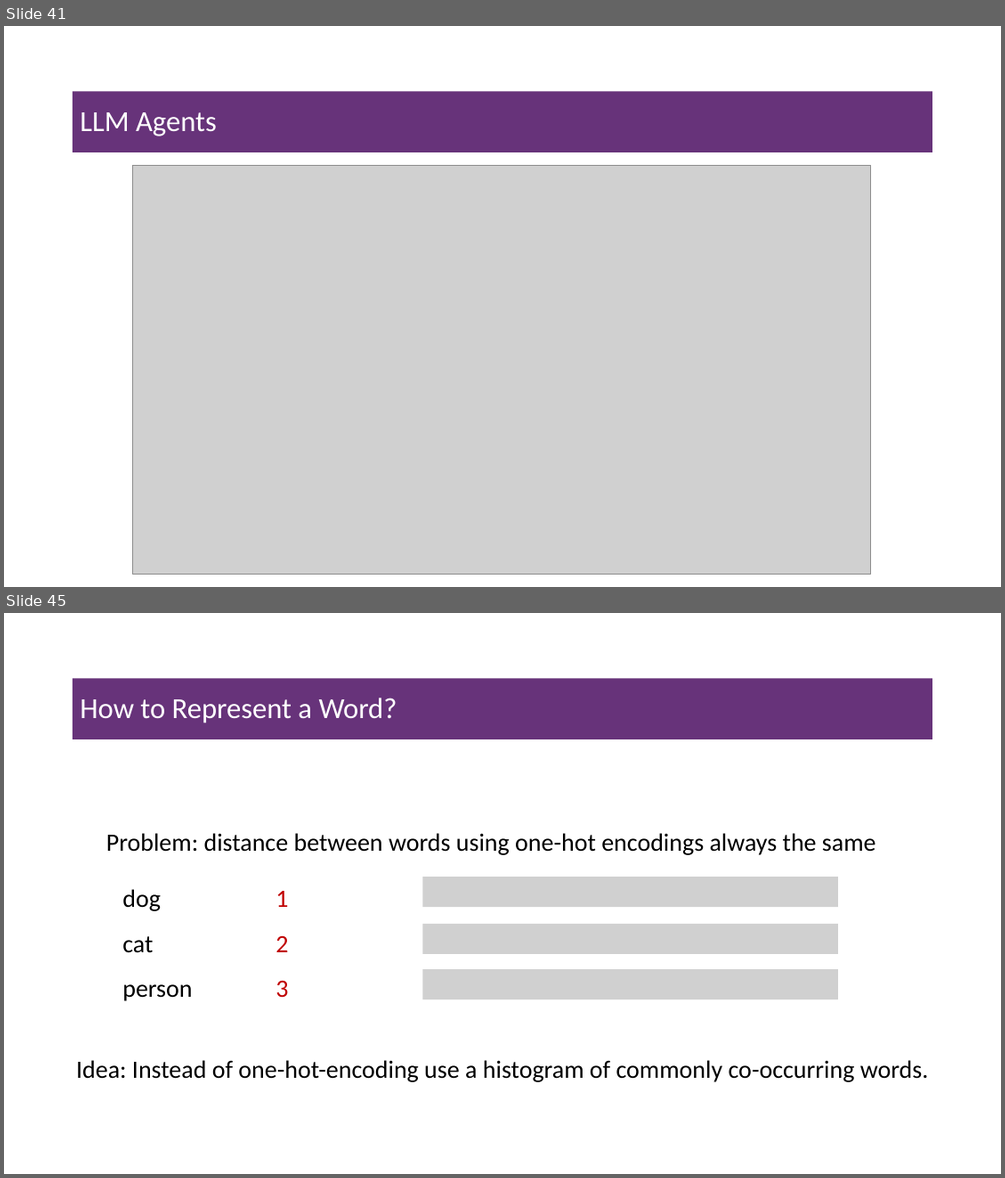
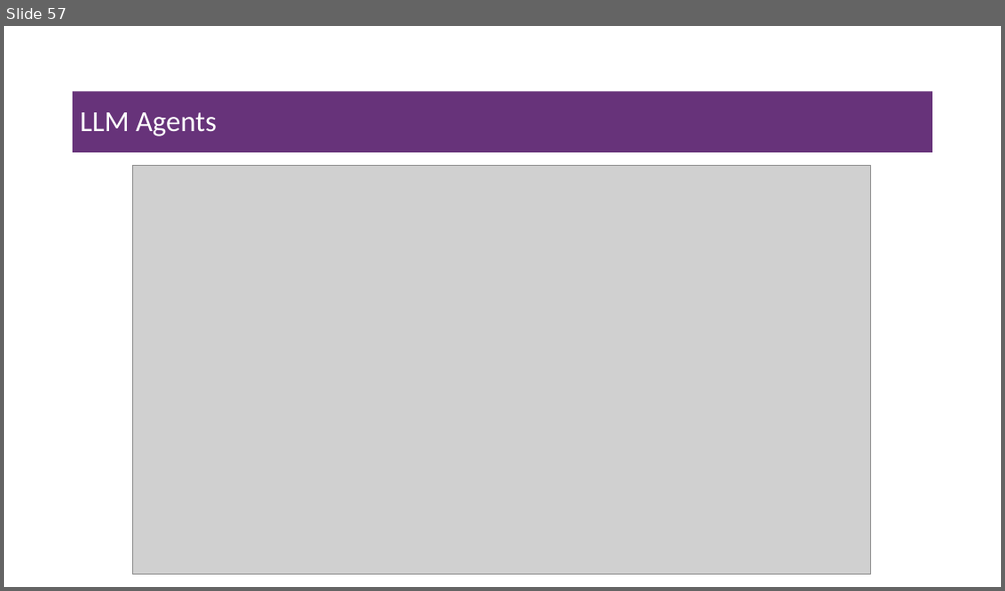
Before and after one commit to msfasha/307307-BI-Methods, a slide deck: 20242-NLP-LLM/lecture notes/Part 2 - Introduction to Large Language Models/Part 2 - Introduction to Large Language Models.pptx. Shown one above the other, each under a label of ours: slides 41 and 45 before the commit, slide 57 after it; the slides between them are not shown. The pictures are 1005x1178 and 1005x591 pixels, drawn with LibreOffice and Linux fonts; fonts in the diff are those of the drawing; grey boxes stand for pictures; background and template pictures are left out. Boxes give left, top, right and bottom in pixels: in the first picture for what was removed or moved away, otherwise in the second. Text is boxed around its words. In the diff, an @@ line names an element or a change of style, - is before the commit and + after.

```diff
--- a/20242-NLP-LLM/lecture notes/Part 2 - Introduction to Large Language Models/Part 2 - Introduction to Large Language Models.pptx
+++ b/20242-NLP-LLM/lecture notes/Part 2 - Introduction to Large Language Models/Part 2 - Introduction to Large Language Models.pptx
@@ slide 45 removed at (4,613,1001,1174), background #FFFFFF @@
@@ title removed at (73,678,933,739) @@
-How to Represent a Word?
@@ text removed at (106,833,876,855) @@
-Problem: distance between words using one-hot encodings always the same
@@ picture removed at (423,877,839,907) @@
@@ text removed at (122,889,192,1001) @@
-dog
-cat
-person
@@ text removed at (275,891,288,997) @@
-1
-2
-3
@@ picture removed at (423,925,839,954) @@
@@ picture removed at (423,969,839,999) @@
@@ text removed at (76,1060,929,1082) @@
-Idea: Instead of one-hot-encoding use a histogram of commonly co-occurring words.
@@ what was slide 41 is now slide 57 @@
```
Also in this commit, not shown: 43 slides changed, 16 slides added, 44 other slides removed, 1 other file.
